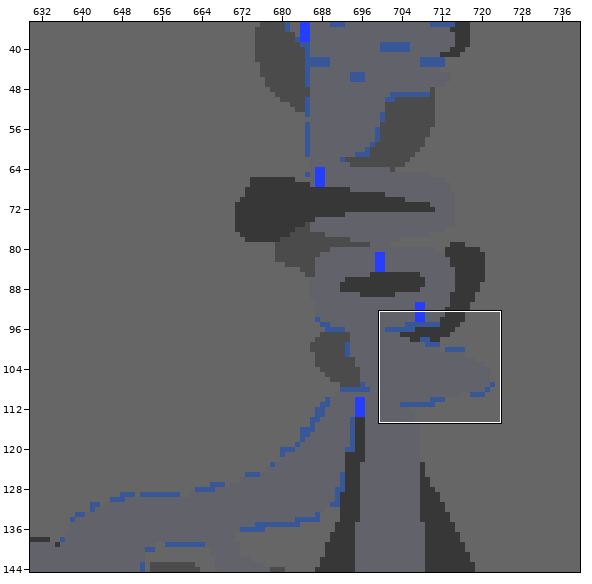
Tiled map: ProjectForest/Resources/Maps/Cave/Cave.tmx. Above: a wide view before the commit, with the close-up outlined.
Close-up. The starting point:
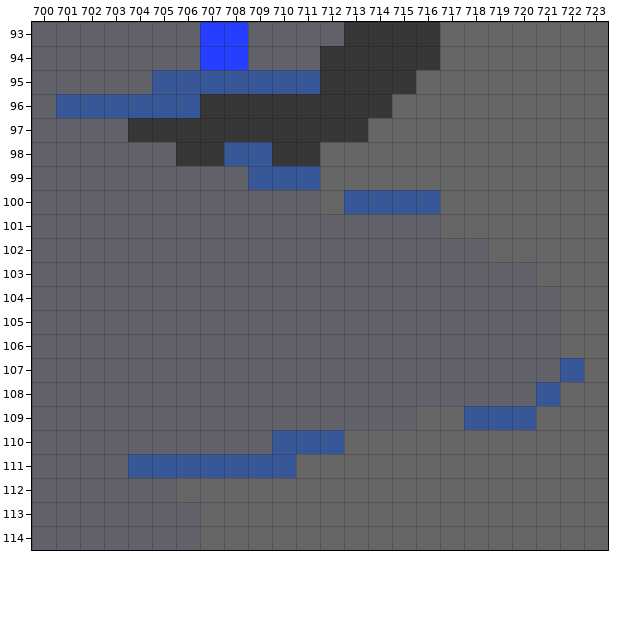
Cells are 8x8 px. Shown: x 700..723, y 93..114. The commit also changed other parts of the map, which this record leaves out.
And afterwards:
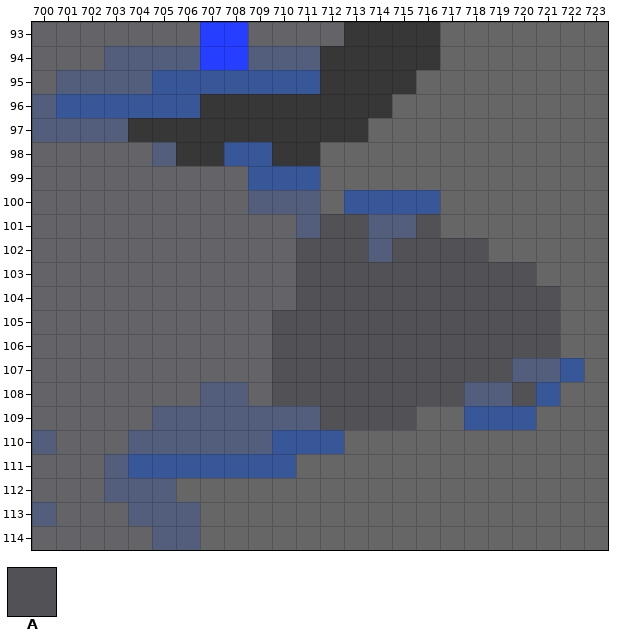
Key: from "Grayboxing.tsx": A 2.
_ is an empty cell.
Tiles of an added or newly shown layer are drawn over the layers below it.
See-through tiles are keyed as they look on the map.
The exact change:
Changed rows in their new state; . is an unchanged cell.
Layer "Background" (added):
first column x 710:
101 ..AA..A.....
102 .AAA.AAAA...
103 .AAAAAAAAAA.
104 .AAAAAAAAAAA
105 AAAAAAAAAAAA
106 AAAAAAAAAAAA
107 AAAAAAAAAA..
108 AAAAAAAA..A.
109 ..AAAA......
Where, in picture pixels (left, top, right, bottom), the same in both close-ups:
added: (272, 214, 560, 430)
